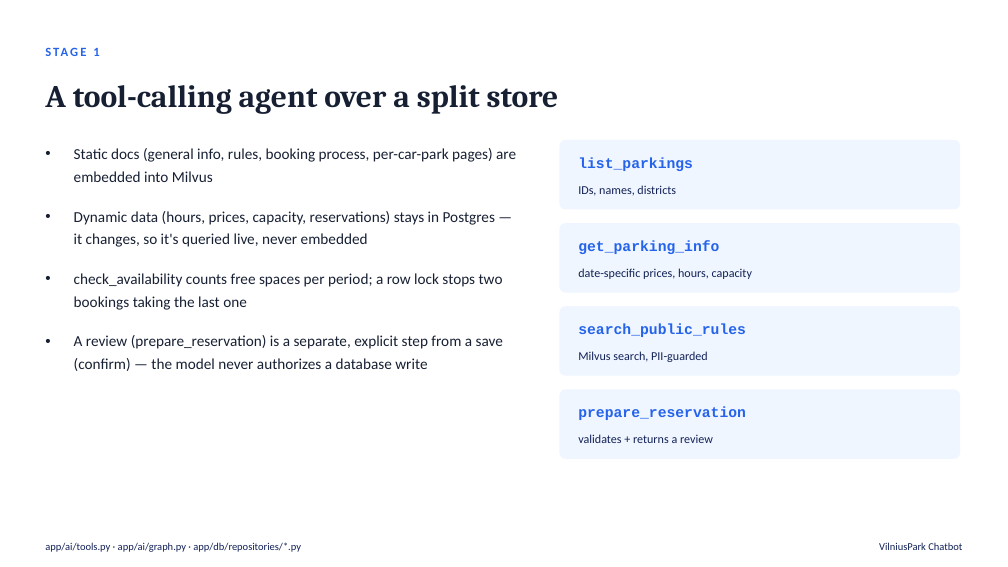
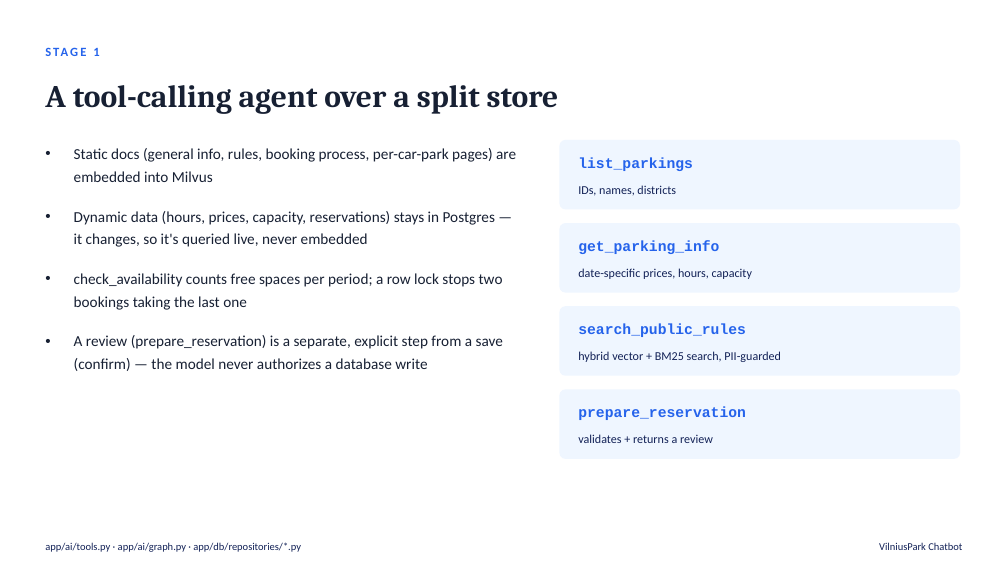
Before and after one commit to FastSnakeEyes/parking-reservation-chatbot, a slide deck: slide 4 of docs/presentation.pptx. Drawn at 1008x567 pixels with LibreOffice and Linux fonts; fonts in the diff are those of the drawing. Boxes give left, top, right and bottom in pixels: in the first picture for what was removed or moved away, otherwise in the second. Text is boxed around its words. In the diff, an @@ line names an element or a change of style, - is before the commit and + after.

```diff
--- a/docs/presentation.pptx
+++ b/docs/presentation.pptx
@@ text at [578, 351, 781, 362]: text changed @@
-Milvus search, PII-guarded
+hybrid vector + BM25 search, PII-guarded
```
Also in this commit, not shown: 1 other slide changed, 22 other files.
